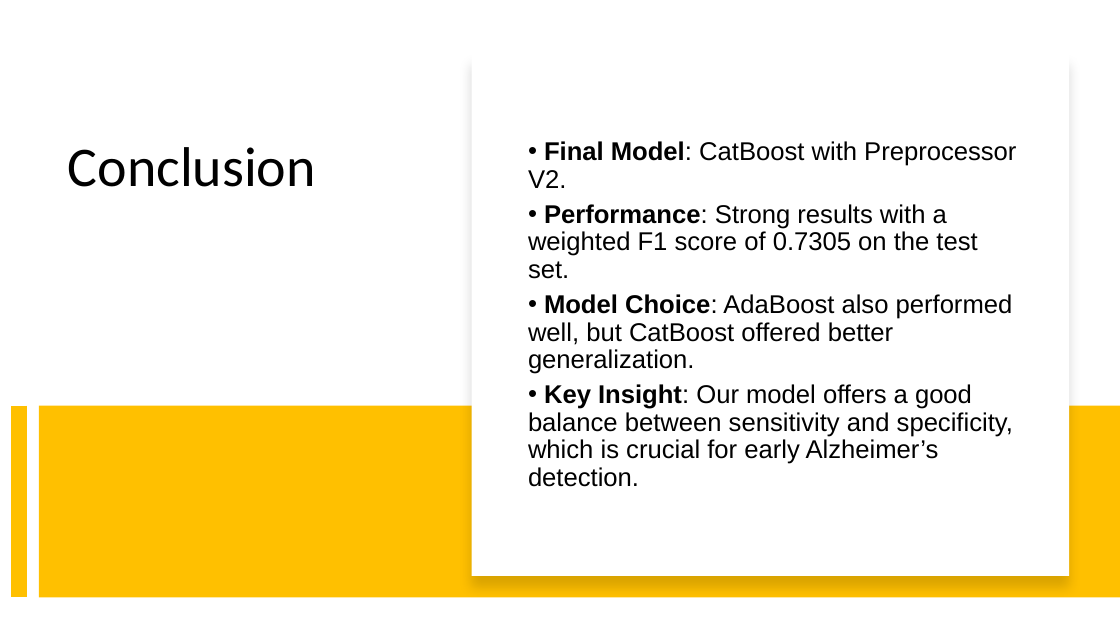
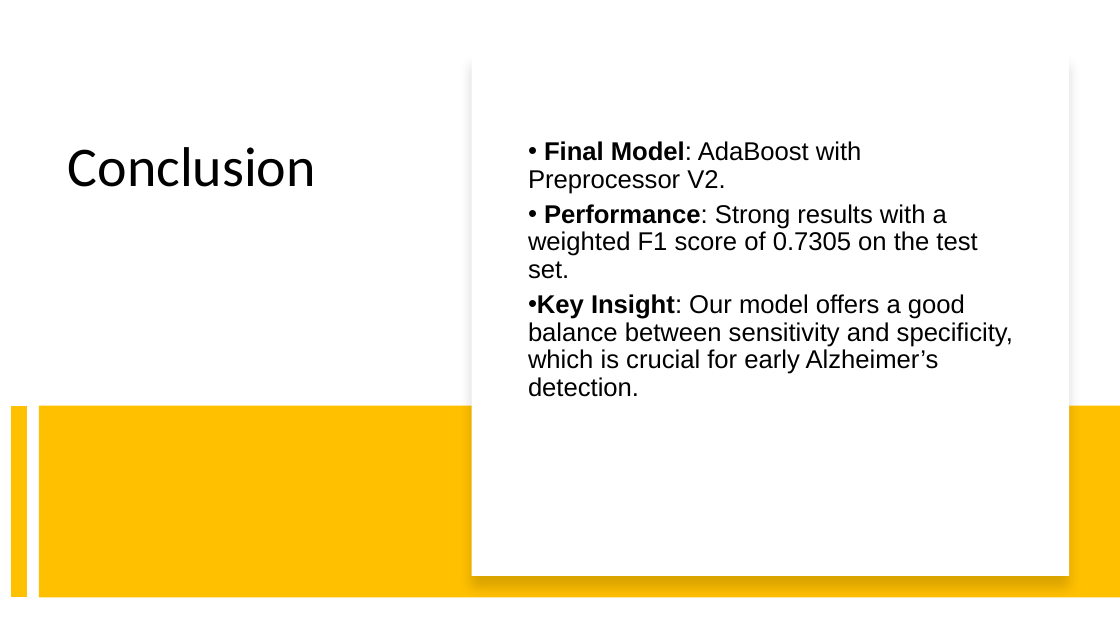
Before and after one commit to ileontios03/EPL448_Project, a slide deck: slide 29 of presentation.pptx. Drawn at 1120x630 pixels with LibreOffice and Linux fonts; fonts in the diff are those of the drawing. Boxes give left, top, right and bottom in pixels: in the first picture for what was removed or moved away, otherwise in the second. Text is boxed around its words. In the diff, an @@ line names an element or a change of style, - is before the commit and + after.

```diff
--- a/presentation.pptx
+++ b/presentation.pptx
@@ text at [528, 141, 862, 194]: text changed @@
-• Final Model: CatBoost with Preprocessor V2.
+• Final Model: AdaBoost with Preprocessor V2.
@@ text at [528, 294, 1013, 374]: paragraph removed @@
-• Model Choice: AdaBoost also performed well, but CatBoost offered better generalization.
```
Also in this commit, not shown: 2 other slides changed.
